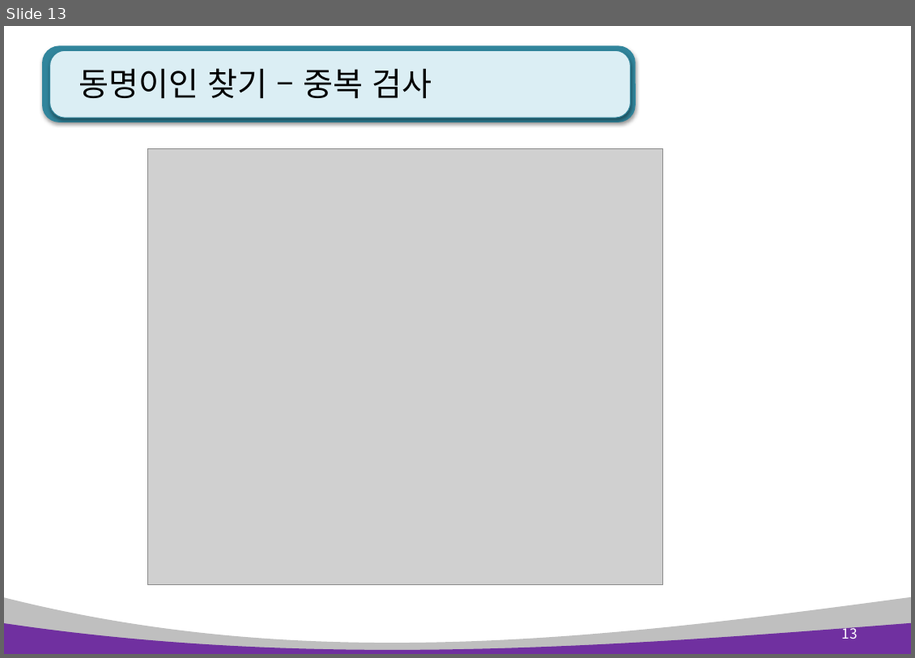
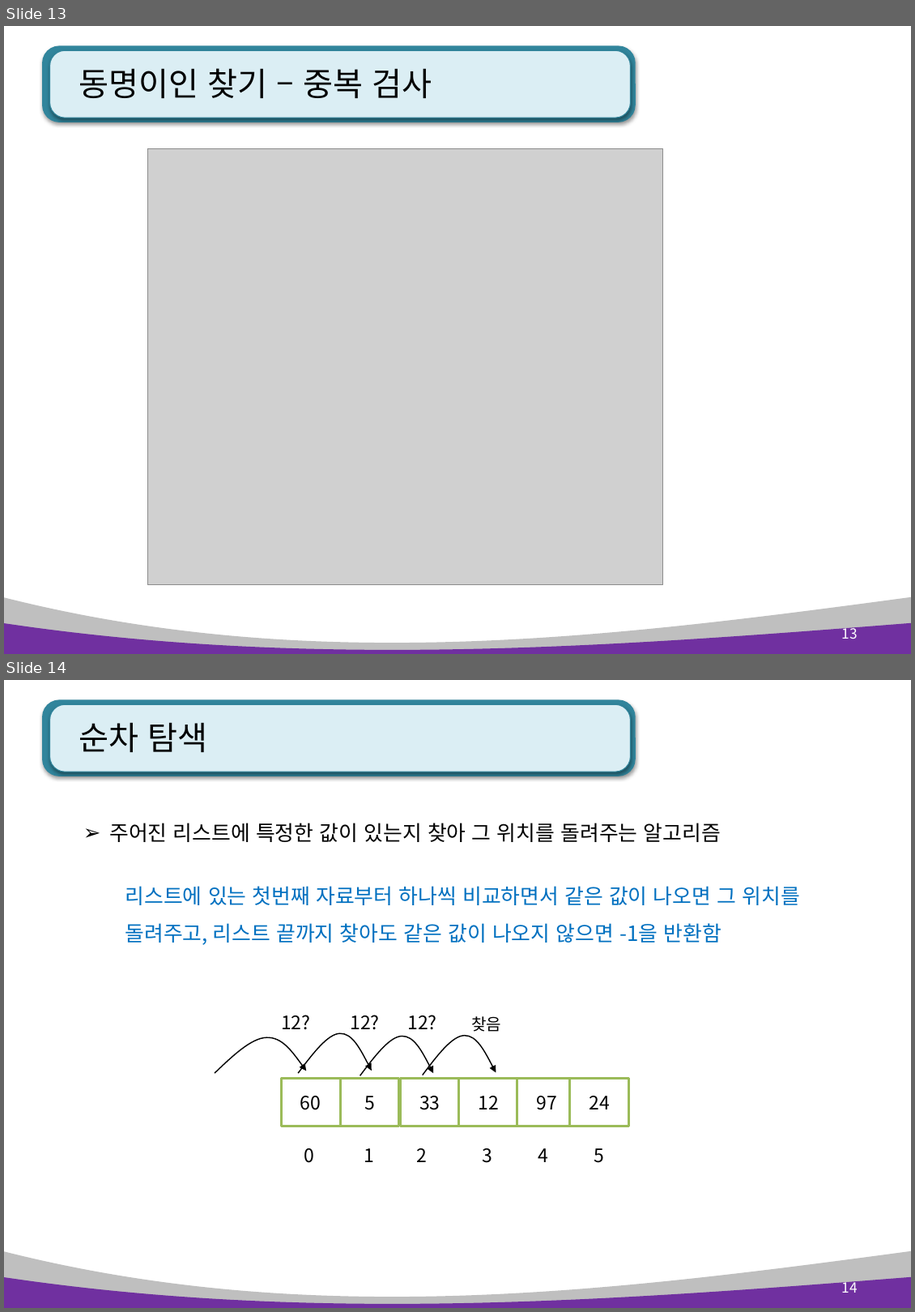
Before and after one commit to kiyongee2/green_project_web, a slide deck: python_ppt/Python 알고리즘.pptx. Shown one above the other, each under a label of ours: slide 13 before the commit, slides 13 and 14 after it. The pictures are 915x658 and 915x1312 pixels, drawn with LibreOffice and Linux fonts; fonts in the diff are those of the drawing; grey boxes stand for pictures. Boxes give left, top, right and bottom in pixels: in the first picture for what was removed or moved away, otherwise in the second. Text is boxed around its words. In the diff, an @@ line names an element or a change of style, - is before the commit and + after.

```diff
--- a/python_ppt/Python 알고리즘.pptx
+++ b/python_ppt/Python 알고리즘.pptx
@@ slide 14 added at (4,680,911,1308), background #FFFFFF; not listed: 4 template elements that a slide beside it also shows @@
@@ title added at (79,722,208,752), 28 pt, text #000000 @@
+순차 탐색
@@ text added at (109,823,799,945), 18 pt, text #0070C0 @@
+➢ 주어진 리스트에 특정한 값이 있는지 찾아 그 위치를 돌려주는 알고리즘
+  리스트에 있는 첫번째 자료부터 하나씩 비교하면서 같은 값이 나오면 그 위치를 돌려주고, 리스트 끝까지 찾아도 같은 값이 나오지 않으면 -1을 반환함
@@ text added at (281,1015,310,1029), 16 pt, text #000000 @@
+12?
@@ text added at (351,1015,380,1029), 16 pt, text #000000 @@
+12?
@@ text added at (407,1015,437,1029), 16 pt, text #000000 @@
+12?
@@ text added at (471,1016,501,1032), 14 pt, text #000000 @@
+찾음
@@ freeform shape added at (215,1038,306,1074), outline #000000 1 pt @@
@@ freeform shape added at (298,1033,372,1073), outline #000000 1 pt @@
@@ freeform shape added at (360,1036,434,1075), outline #000000 1 pt @@
@@ freeform shape added at (423,1036,496,1075), outline #000000 1 pt @@
@@ group added at (281,1079,629,1163): 6 rectangles, 6 texts @@
+60
+5
+33
+12
+97
+24
+0
+1
+2
+4
+5
+3
@@ page number added at (842,1279,857,1292), 12 pt, text #FFFFFF @@
+14
```
Also in this commit, not shown: 3 other slides added, 2 other files.
